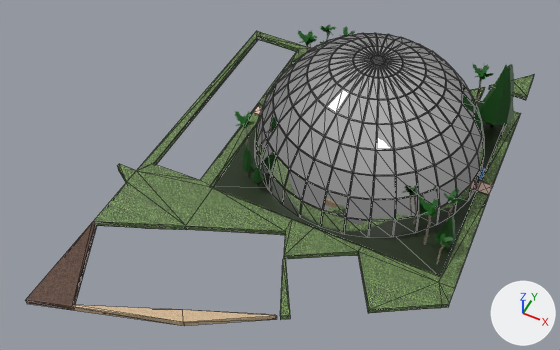
An edit to the glTF model Gangsta Wizards/Main/BUILDINGS/Utility and Misc/Arboretum.glb, drawn before and after from the same camera.
The view is the same before and after, from a 50 mm camera at (43.8, -140.3, 151.1) aimed at (-13.9, -24.9, 6.9). Every picture has the same lights, and +X, +Y and +Z are marked at lower right. The older version comes first. Mesh edges are drawn as thin lines on the coarser meshes. Objects named as collision shapes, trigger or cutter boxes, shadow casters or lower levels of detail are left out. Where no turn or scale is listed for an object, it has been applied to the vertices. Vertices at exactly the same position are counted once.

The first picture shows 'Glass', 'Ground', 'Palm Trees', 'Pine Tress', 'Undeveloped Land.001' and 1 more.
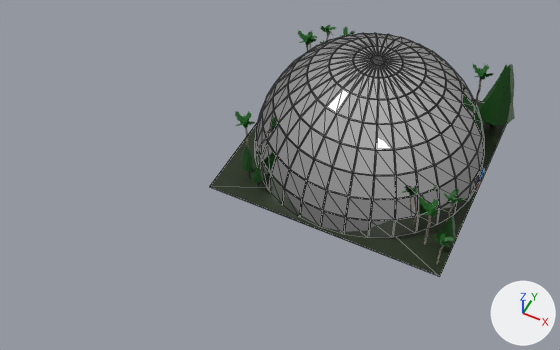
The change in detail:
me_cube is used by ob_ground; location (0.0, 0.0, 0.0).
me_cube had 24 vertices, 44 faces and spanned x -34.1..34.0, y -30.9..31.5, z -0.3..0.0.
me_cube now has 16 vertices, 28 faces and spans x -31.1..30.9, y -30.9..31.5, z -0.3..0.0.
Part 1, on me_cube:
4 vertices are removed from x -34.1, y -1.6..2.2, z -0.3..0.0.
10 faces are deleted.
2 new faces join them, mat_path (beige #e7c7b9).
Part 2, on me_cube:
4 vertices are removed from x 34.0, y -1.6..2.2, z -0.3..0.0.
10 faces are deleted.
2 new faces join them, mat_path (beige #e7c7b9).
Object 'Undeveloped Land.001' (ob_undeveloped_land_001) is deleted.

Where the change shows, as pixel boxes [x1, y1, x2, y2] in the pictures (560 x 350 px):
'Undeveloped Land.001', deleted: before [26, 31, 534, 326]
    faces in mat_grass_001 (picture img_grass): [93, 31, 534, 320]
    faces in mat_dirt (picture img_dirt): [26, 222, 97, 310]
    faces in mat_sand (picture img_sand): [72, 305, 277, 326]
'Ground', reshaped: before [210, 100, 505, 275]; after [210, 99, 506, 276]
part 1 of me_cube, cut back: before [253, 105, 262, 114]
part 2 of me_cube, cut back: before [477, 181, 493, 194]
